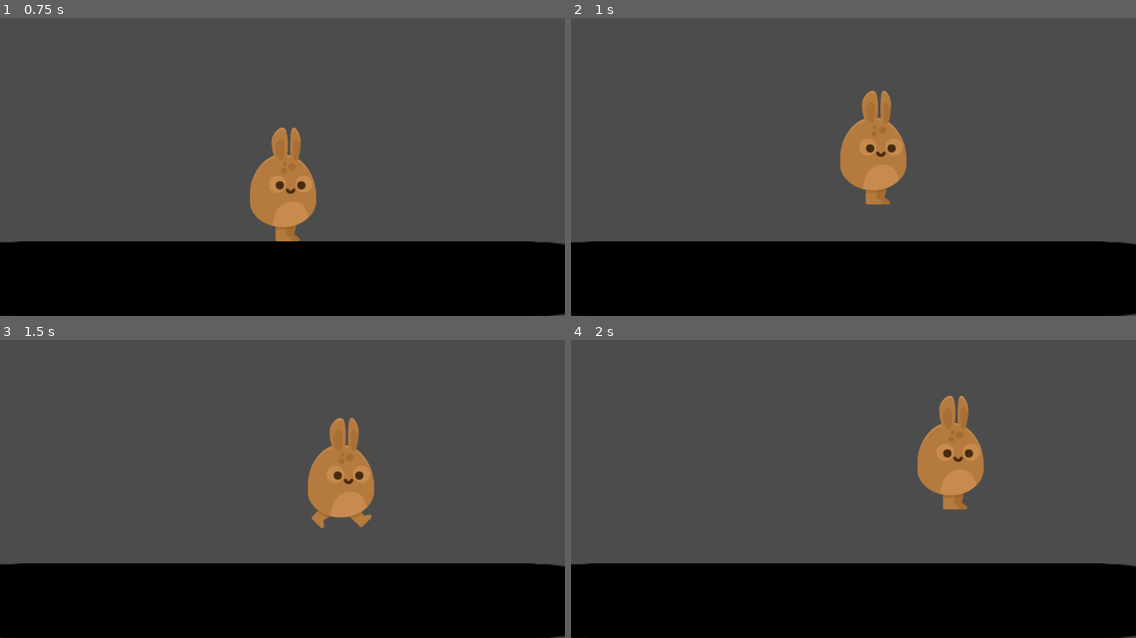
Above: before the commit, frames 1-4 (two rows, left to right).
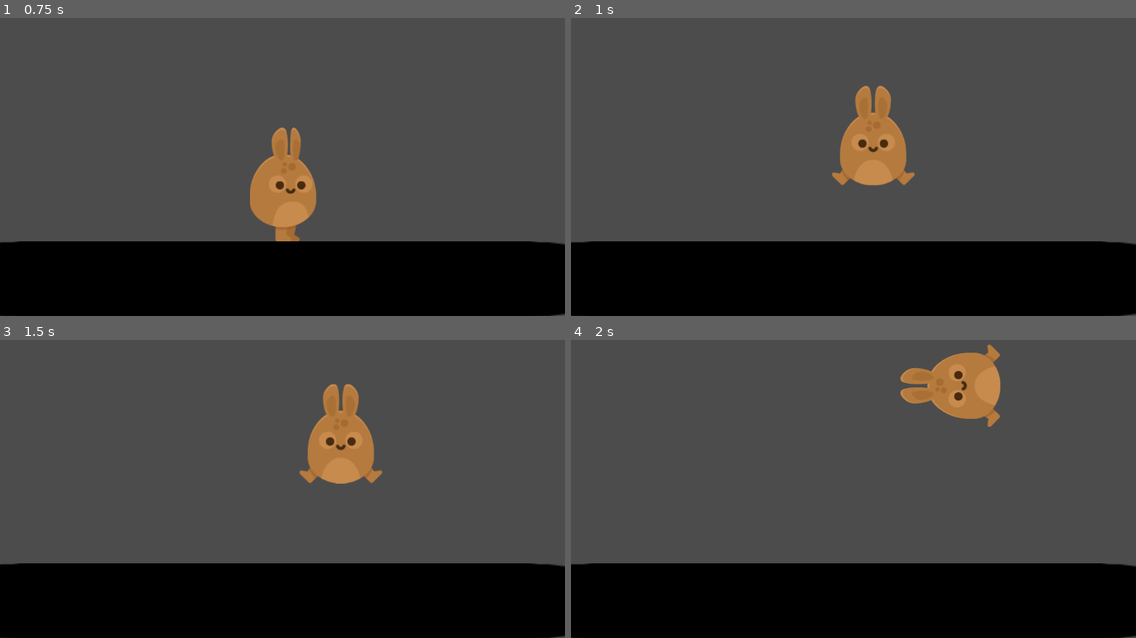
Above: after the commit, the same moments.

Repository: LeonardoMaidana/animaciones_en_godot
Game: Godot game, scene res://Scenes/Main.tscn
The game is run twice, just before and just after one commit, with the same random seed, the same clock (stepped at 60 frames per second) and the same inputs. The engine's default icon, where the game draws it, is replaced by a stand-in: a white triangle on a blue panel in a dark square.
Inputs:
- Up to frame 1 (0.75 s): tap Enter at 0.5 s; hold Right (ui_right) from 0.53 s (still down)
- Up to frame 2 (1 s): keep holding Right (ui_right); tap Up (ui_up) at 0.77 s
- Up to frame 3 (1.5 s): keep holding Right (ui_right)
- Up to frame 4 (2 s): keep holding Right (ui_right); tap Up (ui_up) at 1.52 s

Frame 1 is identical in both runs. In frame 2, 1.1% of the frame differs, in the area x 46-61%, y 22-63%; in frame 3, 3.2%; in frame 4, 5.4%, in the area x 58-76%, y 1-57%.

Commit message:
Corrección animaciones 3
las animaciones solo cuando se tienen que usar y no se pisan.

Diff:
--- a/Nuevo Proyecto de Juego/Scripts/Player.gd
+++ b/Nuevo Proyecto de Juego/Scripts/Player.gd
@@ -4,7 +4,7 @@
 const moveSpeed = 120
 const maxSpeed = 140
 
-const jumpHeight = -400
+const jumpHeight = -500
 const limitJump = -800
 const up = Vector2(0,-1)
 const gravity = 15
@@ -13,24 +13,24 @@
 var velocity = Vector2(0,-1)
 var jumps = 0
 var jumpsMax = 2
-var jumpDouble = -300
-#implementacion de animaciones
-onready var animationPlayer = get_node("AnimationPlayer")
+var jumpDouble = -400
 
 
 func _physics_process(delta):
-	#gravedad y friccion
 	move()
 	jump()
 	velocity = move_and_slide(velocity, Vector2(0,-1))
 	velocity.y += gravity
-	#idle
 func move():
 	if Input.is_action_pressed("ui_right"):
-		$SpritePJ.flip_h = false
+		if jumps == 0:
+			$SpritePJ.play("Run")
+			$SpritePJ.flip_h = false
 		velocity.x = min(velocity.x + moveSpeed, maxSpeed)
 	elif Input.is_action_pressed("ui_left"):
-		$SpritePJ.flip_h = true
+		if jumps == 0:
+			$SpritePJ.play("Run")
+			$SpritePJ.flip_h = true
 		velocity.x = max(velocity.x - moveSpeed, -maxSpeed)
 	else:
 		velocity.x = 0
@@ -38,8 +38,8 @@
 		$SpritePJ.play("Idle")
 	if Input.is_action_pressed("ui_down"):
 		$SpritePJ.play("danio")
-	elif velocity.x > 0 or velocity.x < 0 and jumps == 0:
-		$SpritePJ.play("Run")
+	if Input.is_action_just_released("ui_right") and Input.is_action_just_released("ui_left") and Input.is_action_just_released("ui_down"):
+		velocity.x = 0
 	pass
 func jump():
 	if is_on_floor():
